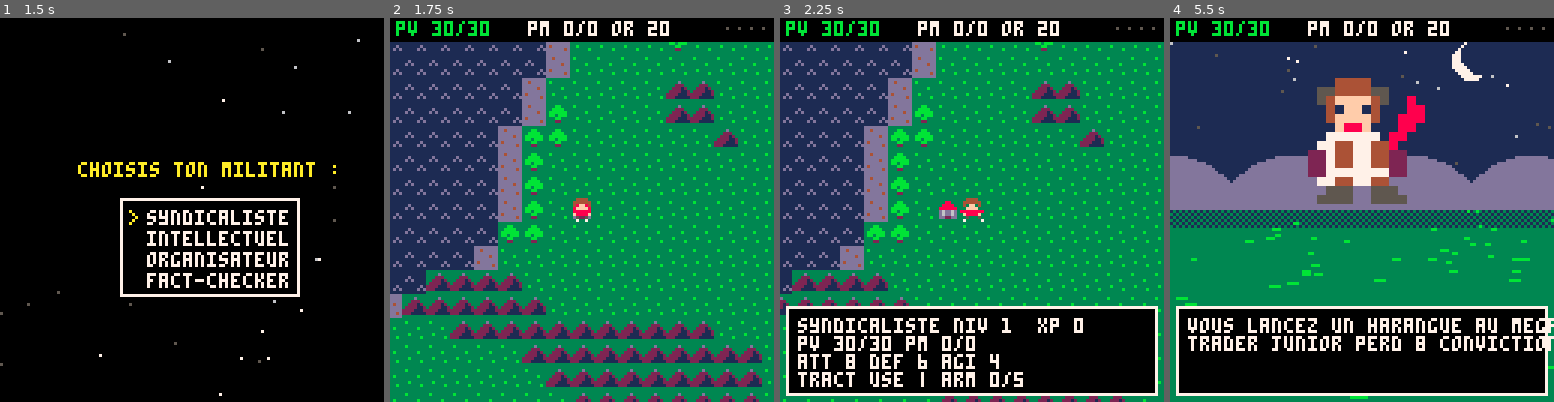
Above: before the commit, frames 1-4 (left to right).
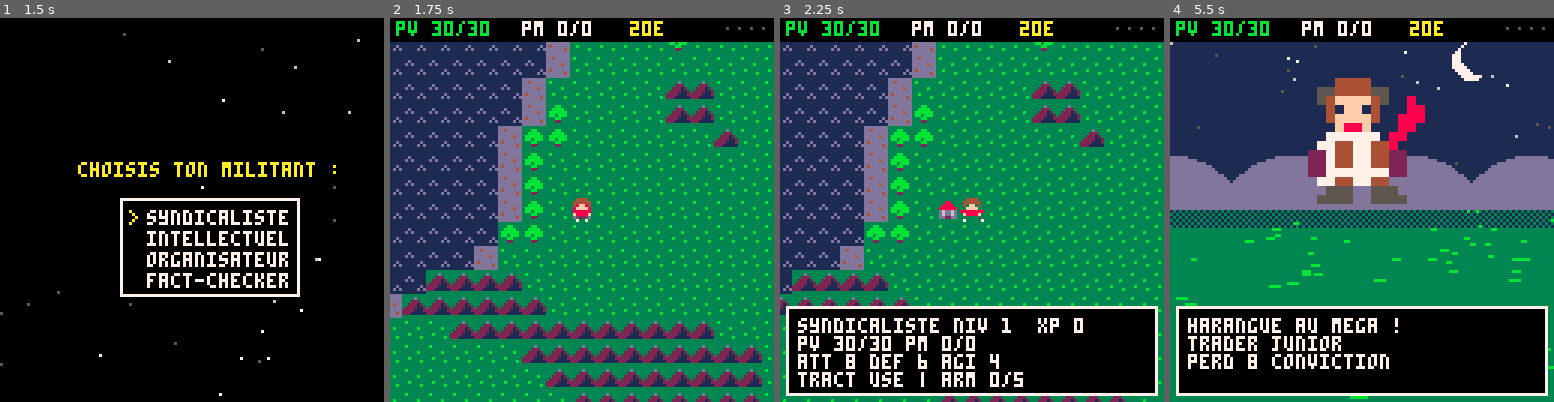
Above: after the commit, the same moments.

Repository: boblefrag/avenir-en-commun-rpg
Game: PICO-8 cartridge main.p8
Two runs of this game, one before a commit and one after it. Both use one fixed random seed, a clock stepped at 60 frames per second and the inputs below.
Inputs:
- Up to frame 1 (1.5 s): tap X (X key) at 0.33, 1.07 s; tap O (Z key) at 0.7 s
- Up to frame 2 (1.75 s): hold Right from 1.6 s (still down); tap O (Z key) at 1.7 s
- Up to frame 3 (2.25 s): tap X (X key) at 1.85 s; release Right at 2.1 s; tap O (Z key) at 2.1 s; hold Up from 2.15 s (still down)
- Up to frame 4 (5.5 s): release Up at 2.42 s; hold Right 2.47-3.03 s; tap O (Z key) every 0.4 s from 2.5 to 5.3 s; tap X (X key) at 2.97, 4.08, 5.2 s; hold Left 3.08-3.58 s; hold Down 3.63-3.97 s; hold Right 4.02-4.68 s; hold Up 4.73-5.03 s; hold Left from 5.08 s (still down)

Frame 1 is identical in both runs. In frame 2, 0.7% of the frame differs, in the area x 34-73%, y 0-5%; in frame 3, 0.7%; in frame 4, 3.8%, in the area x 4-100%, y 0-92%.

Commit message:
Corrige les debordements de texte en combat et remplace 'or' par 'e' (ATH et boutiques)

Diff:
--- a/src/battle.lua
+++ b/src/battle.lua
@@ -14,7 +14,7 @@
  local t=mget(px,py)
  bk=prev==dungeon and 4 or (t==4 or t==5) and 2 or (t==2 or t==9) and 3 or 1
  jingle(40,m[8]==15 and 32 or 24)
- msg(m[1].." surgit !",bmenu)
+ msg("debat contre :\n"..m[1].." !",bmenu)
 end
 
 function bmenu()
@@ -90,13 +90,13 @@
     local n=s[3]+flr(rnd(s[3]/4))
     mhp-=n
     blk=10
-    if (e==7) t..="le peuple en marche convoque\nl'assemblee constituante !\n"
-    t..=mo[1].." perd "..n.." conviction"
+    if (e==7) t..="appel a la 6e !\n"
+    t..=mo[1].."\nperd "..n.." conviction"
    elseif e==6 then
     t..=heal(s[3])
    else
     shd=max(shd,s[3])
-    t..="les coups sont reduits de "..shd
+    t..="degats reduits de "..shd
    end
    msg(t,function()
     if mhp<=0 then win() else monster_turn(bmenu) end
@@ -115,9 +115,9 @@
  local n=dmg(h.att,mo[4])*(hid and 3 or 1)
  mhp-=n
  blk=10
- local s=hid and "fact-checking imparable !" or "vous lancez un "..(hatk[h.cl] or "argument").." !"
+ local s=hid and "fact-checking imparable !" or hatk[h.cl].." !"
  hid=false
- s..="\n"..mo[1]..(#mo[1]>14 and "\nperd " or " perd ")..n.." conviction"
+ s..="\n"..mo[1].."\nperd "..n.." conviction"
  msg(s,function()
   if mhp<=0 then win() else (k or bmenu)() end
  end)
@@ -128,15 +128,15 @@
  bt+=1
  local sp,n,s,c=mo[12],max(1,flr(dmg(mo[3],h.def,4)*mdk))*(x or 1),"",bt%3==0
  if sp==4 and bt%3==2 then
-  n,s=0,"l'oligarque prepare son assaut..."
+  n,s=0,"l'oligarque prepare\nson offensive..."
  elseif sp==5 then
   if rnd()<.25 then
    mhp-=n
-   n,s=0,spn[5]..mo[1].." perd "..n.." conviction"
+   n,s=0,spn[5]..mo[1].."\nperd "..n.." conv."
   end
  elseif sp==2 and c then
   mhp=min(mhp+25,mmax)
-  n,s=0,spn[2]
+  n,s=0,spn[2]..mo[1].." reprend\nde la conviction"
  elseif sp>0 and c then
   n*=sp==1 and 2 or 3
   s=spn[sp]
@@ -149,9 +149,9 @@
   sfx(55,3)
  end
  if s=="" then
-  s=mo[1].."\n"..(matk[mo[9]] or "vous assaille").." !\n"
- end
- if (n>0) s..="vous perdez "..n.." conviction"
+  s=mo[1].."\n"..(matk[mo[9]] or "attaque").." !\n"
+ end
+ if (n>0) s..="vous perdez "..n.." conv."
  msg(s,function()
   if mhp<=0 then win()
   elseif h.hp<=0 then lose()
@@ -184,10 +184,10 @@
    local t=""
    for i=olv+1,nspells() do
     local s=sp(i)
-    t..="nouveau sort : "..s[1].."\n"..sdesc[s[2]]..", "..s[4].." pm\n"
+    t..=s[1].." ("..s[4].." pm)\n"..sdesc[s[2]].."\n"
    end
    msg("niveau "..h.lv.." !\npv "..h.pv.."  pm "..h.pm.."\natt "..h.att.."  def "..h.def.."  agi "..h.agi,function()
-    if t>"" then msg(t,back) else back() end
+    if t>"" then msg("nouveau :\n"..t,back) else back() end
    end)
   else
    back()
@@ -204,7 +204,7 @@
    msg("vous obtenez le levier\n"..g[1].." !\n"..g[2],fin)
   end
  end
- msg("ralliement !\n"..mo[1].."\nrejoint l'union populaire !\n+"..mo[6].." xp  +"..mo[7].." or"..loot(),k)
+ msg(mo[1].."\nrejoint l'union populaire !\n+"..mo[6].." xp  +"..mo[7].."e"..loot(),k)
 end
 
 -- soutien militant : 25% des debats (40% pour le fact-checker, toujours sur un boss)
@@ -215,12 +215,12 @@
   local k=h.pm>0 and rnd()<.5 and (big and "spe" or "eth") or big and "spo" or "pot"
   if h[k]<9 then
    h[k]+=1
-   return "\nobjet : "..({pot="cafe militant",spo="repas solidaire",eth="fiche argument",spe="revue ideologique"})[k].." !"
+   return "\ndon : "..({pot="cafe militant",spo="repas solidaire",eth="fiche argument",spe="revue ideol."})[k]
   end
  end
  local i=flr(rnd(min(6,1+mo[7]\12)))+1
  h.tr[i]=min(99,h.tr[i]+1)
- return "\nobjet : "..tres[i][1].." !"
+ return "\ndon : "..tres[i][1]
 end
 
 -- repli militant en cas de perte de conviction : rechargement du dernier QG
--- a/src/data.lua
+++ b/src/data.lua
@@ -57,8 +57,8 @@
 -- attaques de base du heros selon sa classe
 hatk=split("harangue au mega,argument massue,appel solidaire,fact-check eclair")
 
--- attaques des opposants selon le numero de sprite
-matk={[64]="brandit une fausse citation",[66]="propose un cadeau fiscal",[68]="menace d'une crise financiere",[70]="invoque la dette publique",[72]="lance un spin mediatique",[74]="agite le chantage a l'emploi",[76]="aboie sur le plateau",[78]="inonde le reseau de fakes",[98]="exige des gages d'austerite",[100]="menace d'exil fiscal",[128]="lance une tirade calomnieuse",[132]="specule contre la republique",[136]="degaine la regle d'or",[140]="rachete les ondes du paf",[192]="sort le 49.3 autoritaire"}
+-- attaques des opposants selon le numero de sprite (courtes pour eviter les debordements)
+matk={[64]="cite une fake news",[66]="offre un cadeau fiscal",[68]="menace de crise financ.",[70]="invoque la dette pub.",[72]="lance un spin mediat.",[74]="chantage a l'emploi",[76]="aboie sur le plateau",[78]="inonde le web de fakes",[98]="exige de l'austerite",[100]="menace d'exil fiscal",[128]="tirade calomnieuse",[132]="specule contre l'etat",[136]="degaine la regle d'or",[140]="rachete les ondes",[192]="sort le 49.3 autorit."}
 
 -- equipement militant : protections (5 pieces) et materiel de conviction
 arm_names=split("badge,gilet,casquette,sacoche,baskets")
--- a/src/town.lua
+++ b/src/town.lua
@@ -15,7 +15,7 @@
 function tact(i)
  close()
  if i==1 then
-  confirm("reposer l'equipe ("..tw.c.." or) ?",tw.c,function()
+  confirm("reposer l'equipe ("..tw.c.."e) ?",tw.c,function()
    h.hp,h.mp,h.town=h.pv,h.pm,tw.i
    save()
    msg("forces retrouvees !\nstrategie sauvegardee.",tmenu)
@@ -33,14 +33,14 @@
  end
 end
 
--- materiel : cafe (10 or), repas solidaire (60 or), fiche argument (25 or), revue (100 or)
+-- materiel : cafe (10e), repas solidaire (60e), fiche argument (25e), revue (100e)
 -- syndicaliste et fact-checker (0 pm) : pas de fiches d'argument en rayon
 function item_shop()
  local ks,pr,nm=split("pot,spo,eth,spe"),split("10,60,25,100"),split("cafe militant,repas solidaire,fiche arg.,revue theorique")
  local it,ids={},{}
  for i=1,4 do
   if h.pm>0 or i<3 then
-   add(it,(i==4 and "revue theorique" or nm[i]).." - "..pr[i].." or ("..h[ks[i]].."/9)")
+   add(it,(i==4 and "revue theorique" or nm[i]).." - "..pr[i].."e ("..h[ks[i]].."/9)")
    add(ids,i)
   end
  end
@@ -57,7 +57,7 @@
   if h[k]>=9 then
    msg("sacoche pleine !",item_shop)
   else
-   confirm("acheter "..n.."\n("..p.." or) ?",p,function()
+   confirm("acheter "..n.."\n("..p.."e) ?",p,function()
     h[k]+=1
     msg(n.." obtenu !\nvous en avez "..h[k].."/9.",item_shop)
    end,item_shop)
@@ -68,7 +68,7 @@
 -- dons et soutiens de campagne : versement un par un ou d'un coup
 function sell_shop()
  local it={}
- for i=1,6 do add(it,tres[i][1].." x"..h.tr[i].." - "..tres[i][2].." or") end
+ for i=1,6 do add(it,tres[i][1].." x"..h.tr[i].." - "..tres[i][2].."e") end
  add(it,"verser tous les dons")
  add(it,"retour")
  menu(it,4,24,function(o)
@@ -89,7 +89,7 @@
   else
    if (o<7) g=tres[o][2] h.tr[o]-=1
    h.gold=min(9999,h.gold+g)
-   msg("don verse ! +"..g.." or",sell_shop)
+   msg("don verse ! +"..g.."e",sell_shop)
   end
  end,true)
 end
@@ -99,7 +99,7 @@
  local t,it=town_tier[tw.i],{}
  for p=1,5 do
   local n=arm_names[p].." "..mat[t]
-  add(it,n.." - "..((h.arm[p] or 0)>=t and "equipe" or arm_prices[p]*tier_mult[t].." or"))
+  add(it,n.." - "..((h.arm[p] or 0)>=t and "equipe" or arm_prices[p]*tier_mult[t].."e"))
  end
  add(it,"retour")
  menu(it,4,24,function(o)
@@ -112,7 +112,7 @@
    msg("inadapte pour un\n"..classes[h.cl][1].." !",armor_shop)
   else
    local n,pr=arm_names[o].." "..mat[t],arm_prices[o]*tier_mult[t]
-   confirm("acheter "..n.."\n("..pr.." or) ?",pr,function()
+   confirm("acheter "..n.."\n("..pr.."e) ?",pr,function()
     h.arm[o]=t
     stats()
     msg(n.." equipe !\ndef "..h.def,armor_shop)
@@ -126,14 +126,14 @@
  local t=town_tier[tw.i]
  local wn,pr=wep_name(t),wep_prices[t]
  local eq=(h.wep or 0)>=t
- menu({wn.." - "..(eq and "equipe" or pr.." or"),"retour"},4,44,function(o)
+ menu({wn.." - "..(eq and "equipe" or pr.."e"),"retour"},4,44,function(o)
   close()
   if o>1 then
    tmenu()
   elseif eq then
    msg("deja equipe !",weapon_shop)
   else
-   confirm("acheter "..wn.."\n("..pr.." or) ?",pr,function()
+   confirm("acheter "..wn.."\n("..pr.."e) ?",pr,function()
     h.wep=t
     stats()
     msg(wn.." equipee !\natt "..h.att,weapon_shop)
--- a/src/ui.lua
+++ b/src/ui.lua
@@ -40,7 +40,7 @@
   close()
   if i==1 then
    if h.gold<price then
-    msg("or insuffisant !",no)
+    msg("fonds insuffisants !",no)
    else
     h.gold-=price
     yes()
@@ -115,7 +115,8 @@
   bip_cd=0
  end
  print("pv "..h.hp.."/"..h.pv,2,1,hcol)
- print("pm "..h.mp.."/"..h.pm.." or "..h.gold,46,1,7)
+ print("pm "..h.mp.."/"..h.pm,44,1,7)
+ print(h.gold.."e",80,1,10)
  -- 4 gemmes a droite (x 111..125) : losange colore si possedee,
  -- simple point gris sinon
  for i=0,3 do
